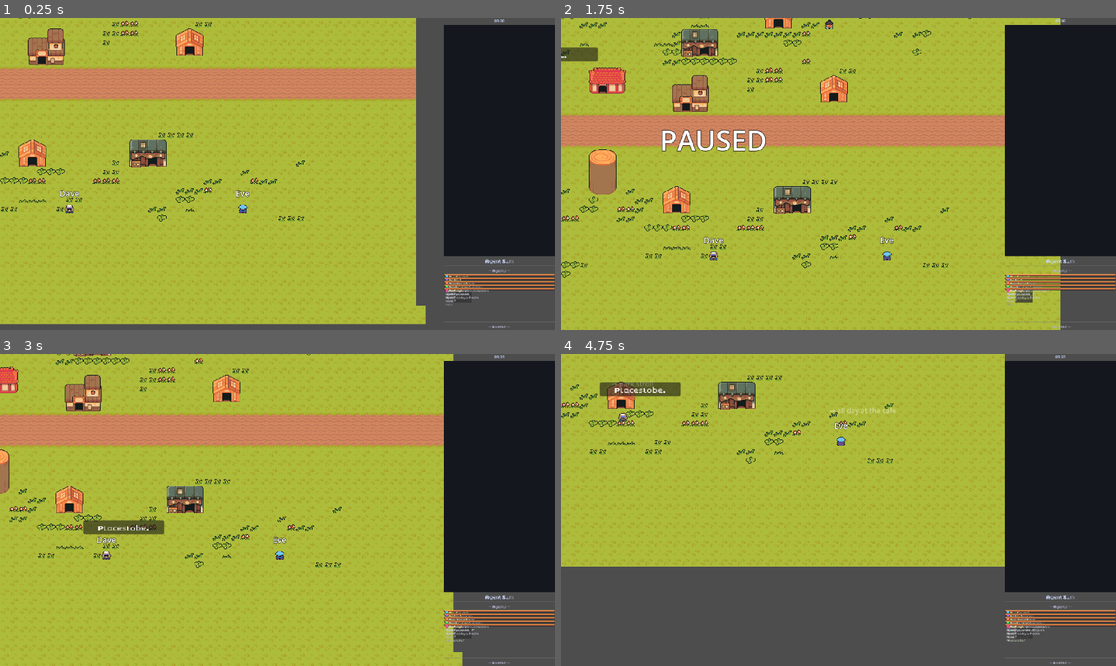
Above: before the commit, frames 1-4 (two rows, left to right).
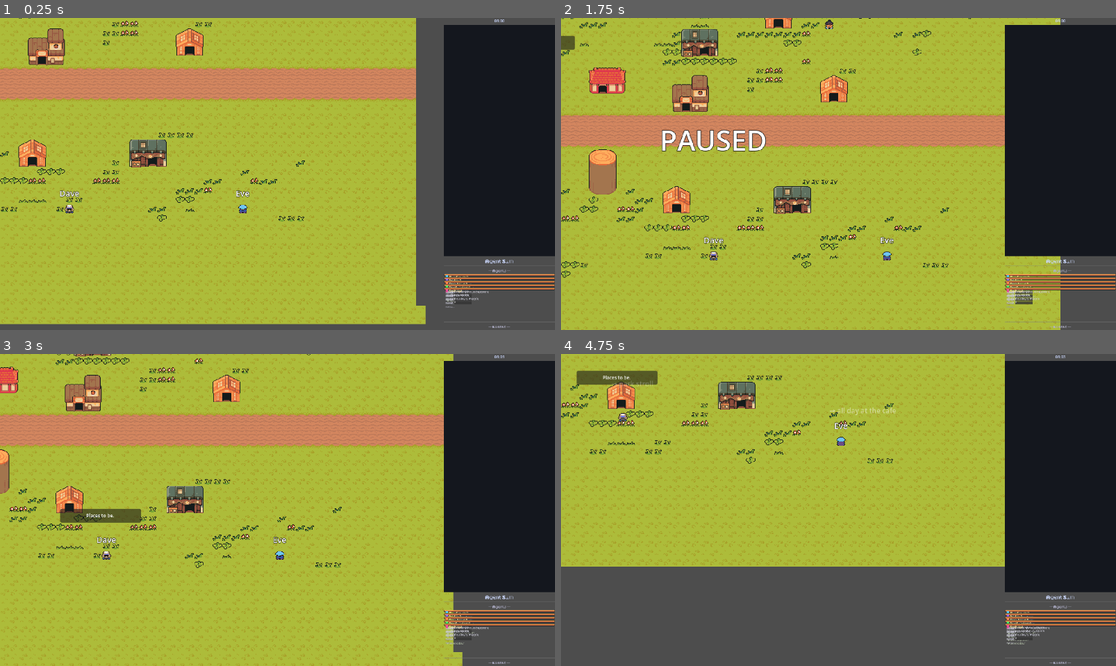
Above: after the commit, the same moments.

Repository: Erik-Huang/godot-agent-sim
Game: Godot game, scene res://main.tscn
The game is run twice, just before and just after one commit, with the same random seed, the same clock (stepped at 60 frames per second) and the same inputs.
Inputs (mouse positions are in pixels of both pictures, inside the frame that each line leads up to):
- Up to frame 1 (0.25 s): no input
- Up to frame 2 (1.75 s): tap Enter (ui_accept) at 0.5, 0.77, 1.25 s; move the mouse to (960, 158) at 0.52 s; click (960, 158) at 0.67 s; drag from (727, 189) to (810, 236) at 1.27 s
- Up to frame 3 (3 s): tap Enter (ui_accept) at 2 s; move the mouse to (333, 441) at 2.02 s; click (333, 441) at 2.17 s; drag from (249, 572) to (111, 463) at 2.77 s
- Up to frame 4 (4.75 s): move the mouse to (1005, 556) at 3.52 s; click (1005, 556) at 3.67 s; tap Enter (ui_accept) at 3.77, 4.25 s; drag from (672, 463) to (755, 432) at 4.27 s

The runs differ from the first frame. In frame 1, 0.2% of the frame differs, in the area x 80-88%, y 83-93%; in frame 2, 0.6%; in frame 3, 1.4%; in frame 4, 1.4%, in the area x 2-88%, y 5-94%.

Commit message:
manual adjustment on font size

Diff:
--- a/agent.gd
+++ b/agent.gd
@@ -83,16 +83,16 @@
 	name_label.add_theme_color_override("font_outline_color", Color.BLACK)
 	# UI-001: Speech bubble styling
 	speech_bubble.visible = false
-	speech_bubble.custom_minimum_size = Vector2(80, 0)
-	speech_bubble.position = Vector2(-40, -60)
+	speech_bubble.custom_minimum_size = Vector2(100, 0)
+	speech_bubble.position = Vector2(-80, -80)
 	speech_bubble.z_index = 10
 	speech_bubble.z_as_relative = false
 	if ResourceLoader.exists("res://assets/ui/fonts/NormalFont.ttf"):
 		var font := load("res://assets/ui/fonts/NormalFont.ttf") as Font
-		speech_label.add_theme_font_override("font", font)
-		speech_label.add_theme_font_size_override("font_size", 13)
+		# speech_label.add_theme_font_override("font", font)
+		speech_label.add_theme_font_size_override("font_size", 8)
 	else:
-		speech_label.add_theme_font_size_override("font_size", 13)
+		speech_label.add_theme_font_size_override("font_size", 8)
 	speech_label.add_theme_color_override("font_color", Color.WHITE)
 
 	# Apply speed modifier based on personality
--- a/ui.gd
+++ b/ui.gd
@@ -79,7 +79,7 @@
 	margin.add_theme_constant_override("margin_bottom", 4)
 
 	var vbox := VBoxContainer.new()
-	vbox.add_theme_constant_override("separation", 1)
+	vbox.add_theme_constant_override("separation", 3)
 
 	# Header row: color dot + name [personality]
 	var header_row := HBoxContainer.new()
